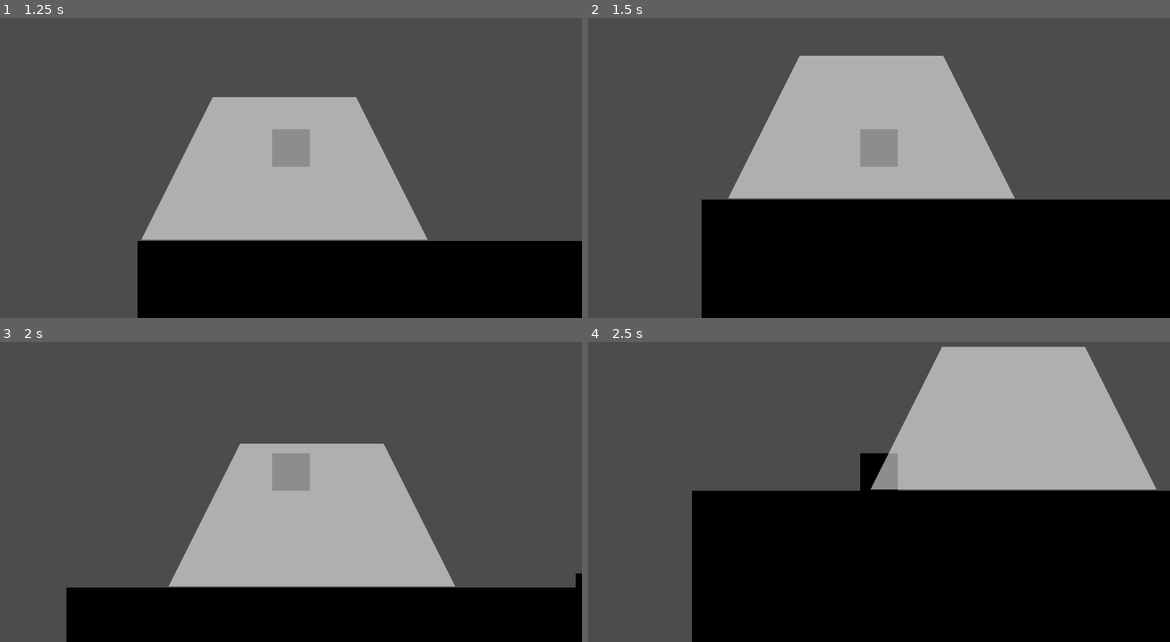
Above: before the commit, frames 1-4 (two rows, left to right).
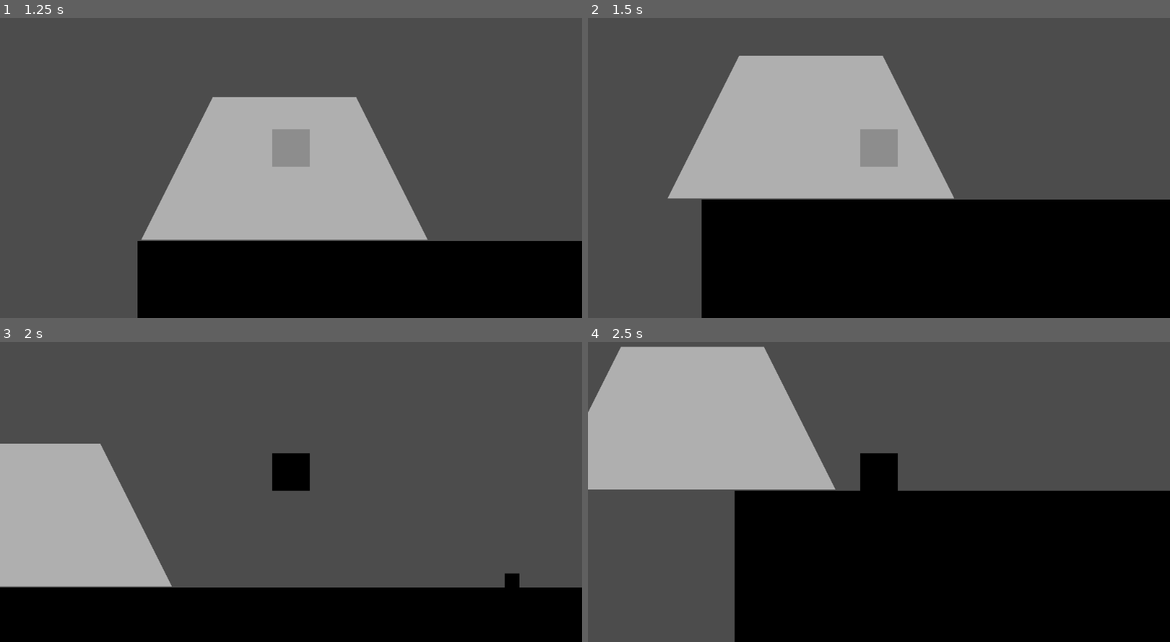
Above: after the commit, the same moments.

Repository: RavenJFelix/Square
Game: Godot game, scene res://testLevel/test.tscn
Same seed, same stepped clock (60 frames per second), same inputs: the game is played once before the commit and once after it. The project has no main scene, so this scene is started directly.
Inputs:
- Up to frame 1 (1.25 s): hold Right (ui_right) from 0.53 s (still down); tap Up (ui_up) at 0.77 s
- Up to frame 2 (1.5 s): keep holding Right (ui_right)
- Up to frame 3 (2 s): keep holding Right (ui_right); tap Up (ui_up) at 1.52 s
- Up to frame 4 (2.5 s): release Right (ui_right) at 2.03 s; hold Left (ui_left) from 2.03 s (still down)

Frame 1 is identical in both runs. In frame 2, 10% of the frame differs, in the area x 13-74%, y 12-61%; in frame 3, 31%; in frame 4, 38%, in the area x 0-98%, y 1-100%.

Commit message:
Slowzoid test

Diff:
--- a/testLevel/test.tscn
+++ b/testLevel/test.tscn
@@ -17,6 +17,9 @@
 [node name="slowzoid" parent="." instance=ExtResource( 3 )]
 position = Vector2( 422.789, 32.5277 )
 
+[node name="leftBound" parent="slowzoid" index="0"]
+position = Vector2( -818.506, -7.93335 )
+
 [node name="SlowZone" parent="." instance=ExtResource( 4 )]
 position = Vector2( 864.124, -25.7563 )
 scale = Vector2( 21.2963, 17.2629 )
@@ -26,3 +29,5 @@
 
 [node name="Polygon2D3" parent="." instance=ExtResource( 1 )]
 position = Vector2( 1066.03, 123.375 )
+
+[editable path="slowzoid"]
